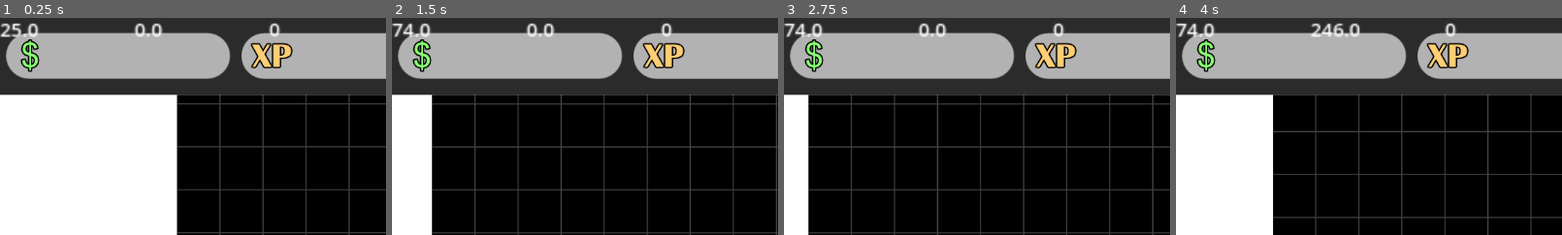
Above: before the commit, frames 1-4 (left to right).
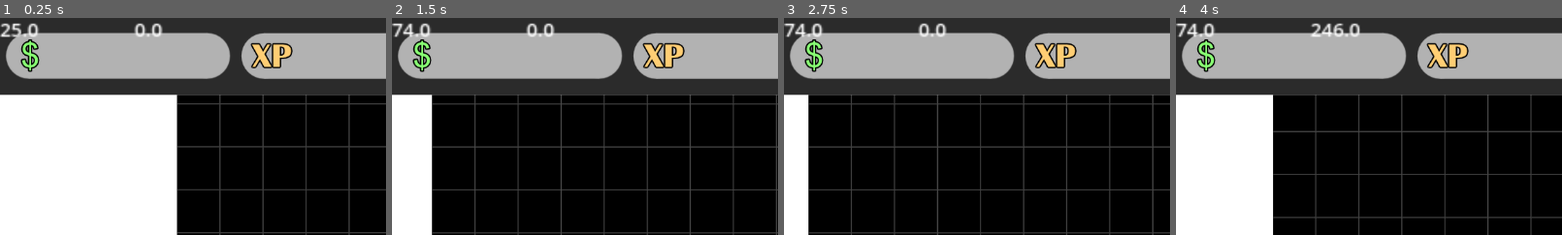
Above: after the commit, the same moments.

Repository: Lueegee1/Skr-t-Kast-Spil
Game: Godot game, scene res://main/root.tscn
Same seed, same stepped clock (60 frames per second), same inputs: the game is played once before the commit and once after it.
Inputs:
- Up to frame 1 (0.25 s): no input
- Up to frame 2 (1.5 s): click "Upgrade Elasticity" at 0.5 s; click "Upgrade Angle" at 1.25 s
- Up to frame 3 (2.75 s): click "Upgrade Gravity" at 2 s
- Up to frame 4 (4 s): click "Upgrade Friction" at 2.75 s; click "Upgrade Speed" at 3.5 s
The pictures show only the part of the screen within x 0-50%, y 0-50%; the shares and areas given below are measured in that part.

The runs differ from the first frame. In frame 1, 0.1% of the frame differs, in the area x 69-73%, y 2-9%; in frame 2, 0.1%; in frame 3, 0.1%; in frame 4, 0.1%.
Error in both runs: Invalid assignment of property or key 'launch_angle' with value of type 'Nil' on a base object of type 'RigidBody2D (BallMechanics.gd)'. (res://main/Global.gd:…

Commit message:
coooooolllllll

Diff:
--- a/main/BallMechanics.gd
+++ b/main/BallMechanics.gd
@@ -65,6 +65,16 @@
 			stood_still = true
 			Global.Inventory._get_money(position.x)
 			initiate_Launch()
+
+	print("linear damp: ", linear_damp)
+	print("gravity: ", gravity_scale)
+	print("friction: ", ground_friction)
+	print("elasticity: ", ground_elasticity)
+	print("speed: ", launch_speed)
+	print("angle: ", launch_angle)
+
+
+
 func _integrate_forces(state):
 	for i in state.get_contact_count():
 		var collider = state.get_contact_collider_object(i)
--- a/main/Global.gd
+++ b/main/Global.gd
@@ -36,9 +36,6 @@
 		prev_money = money
 		prev_exp = exp
 		prev_prestige = prestige
-	print(exp)
-	print(prestige)
-	print(money)
 
 func save_game():
 	var data = {
--- a/main/Music.gd
+++ b/main/Music.gd
@@ -13,7 +13,6 @@
 	#stream.loop_mode = AudioStreamWAV.LOOP_FORWARD
 	#theme_player.stream = stream
 	theme_player.play()
-	print("dadwa")
 
 func play_impact():
 	var player_impact = AudioStreamPlayer.new()
--- a/main/Ui_And_Mainscript.gd
+++ b/main/Ui_And_Mainscript.gd
@@ -115,7 +115,7 @@
 
 	XpLabel.text = _rounding(Global.exp)
 	MoneyLabel.text = _rounding(Global.money)
-	#PrestigeLabel.text = "Prestige: " + _rounding(Global.prestige)
+	PrestigeLabel.text = ""
 
 	XpLabel.position = offsetXP
 	MoneyLabel.position = offsetMoney
@@ -191,7 +191,7 @@
 
 func _on_elasticity_upgrade_pressed():
 	if not Global.in_menu:
-		buy_and_upgrade("elasticity_price", "ground_elasticity", 5, 2)
+		buy_and_upgrade("elasticity_price", "ground_elasticity", 0.1, 2)
 
 func _on_speed_upgrade_pressed():
 	if not Global.in_menu:
